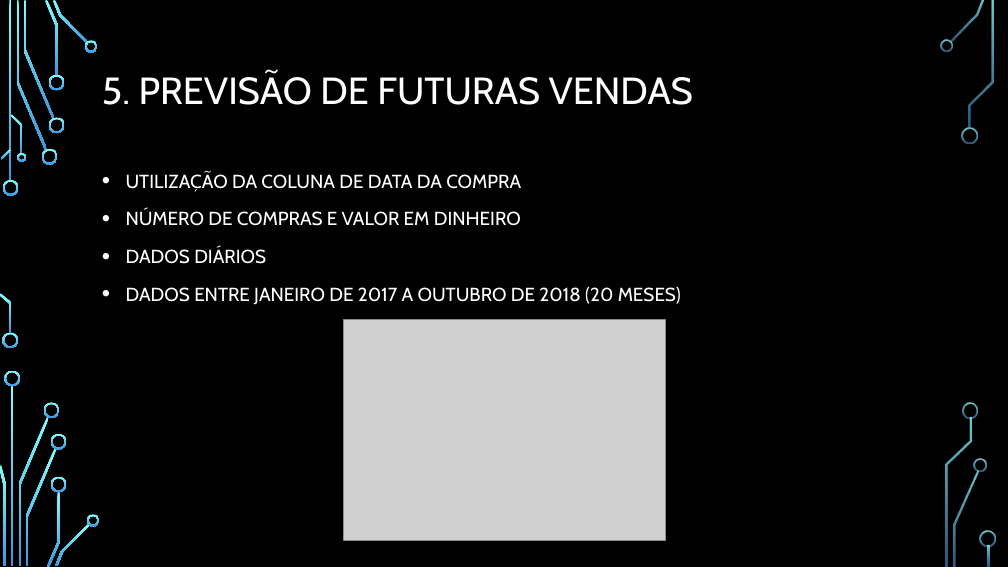
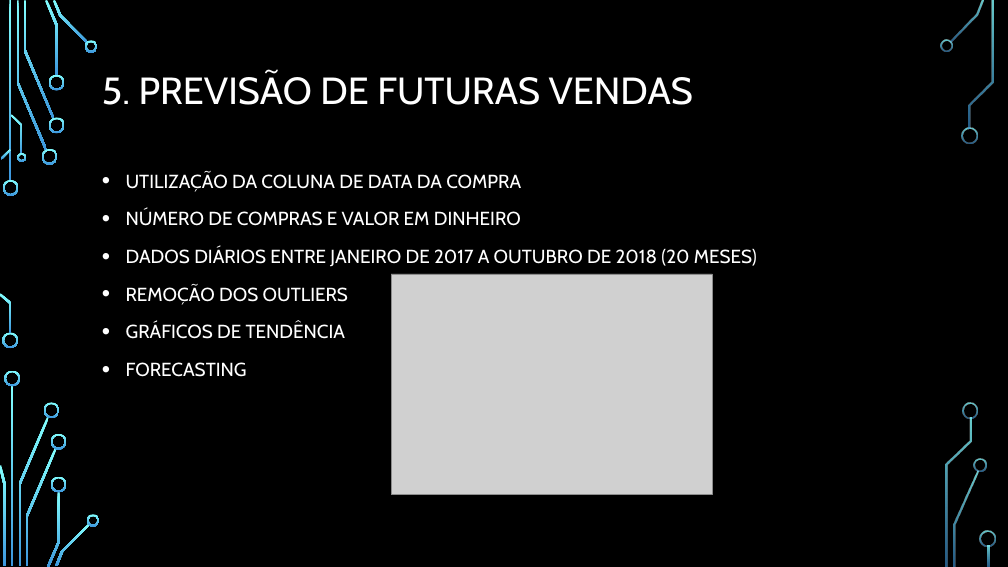
Before and after one commit to smalvar/olist-e-commerce, a slide deck: slide 10 of apresentacao/Apresentacao.pptx. Drawn at 1008x567 pixels with LibreOffice and Linux fonts; fonts in the diff are those of the drawing; grey boxes stand for pictures; background and template pictures are left out. Boxes give left, top, right and bottom in pixels: in the first picture for what was removed or moved away, otherwise in the second. Text is boxed around its words. In the diff, an @@ line names an element or a change of style, - is before the commit and + after.

Commit message:
Edit slide that has ts dataframe

```diff
--- a/apresentacao/Apresentacao.pptx
+++ b/apresentacao/Apresentacao.pptx
@@ text at bbox=[126, 247, 757, 377]: text changed @@
-• DADOS DIÁRIOS
-• DADOS ENTRE JANEIRO DE 2017 A OUTUBRO DE 2018 (20 MESES)
+• DADOS DIÁRIOS ENTRE JANEIRO DE 2017 A OUTUBRO DE 2018 (20 MESES)
+• REMOÇÃO DOS OUTLIERS
+• GRÁFICOS DE TENDÊNCIA
+• FORECASTING
@@ picture: place and size @@
-picture at bbox=[344, 319, 665, 540]
+picture at bbox=[391, 274, 712, 495]
```
